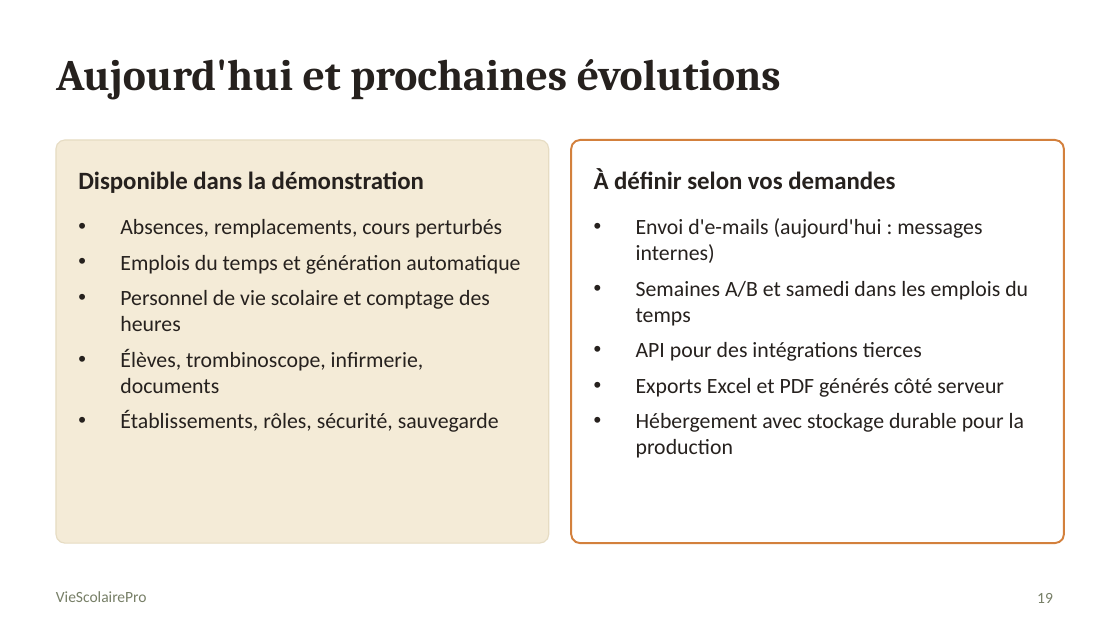
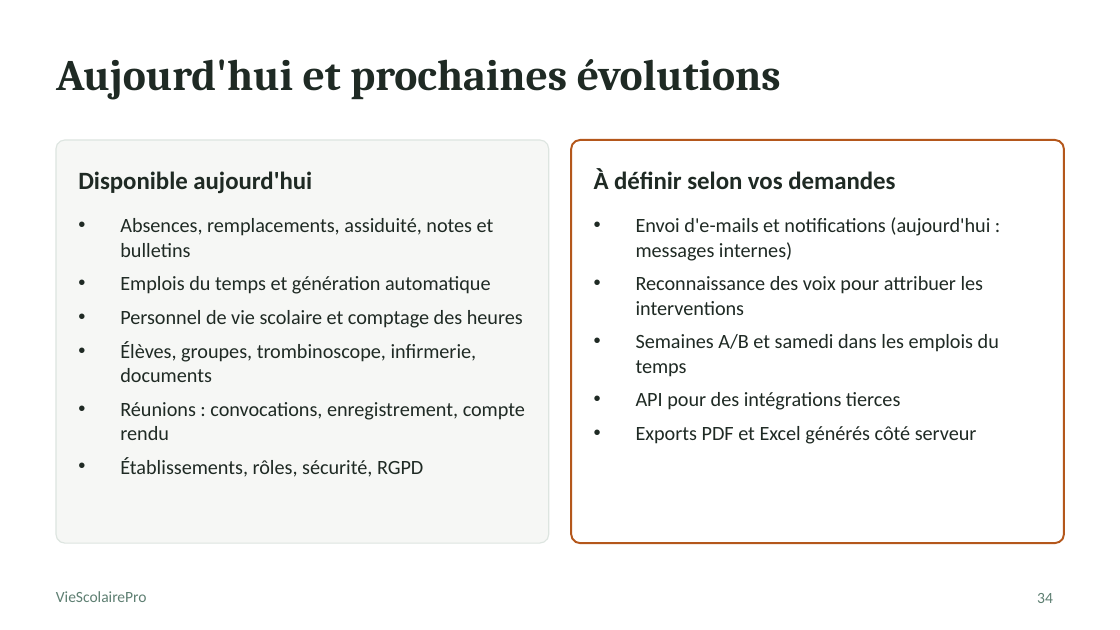
Before and after one commit to selwateaching/academie, a slide deck: slide 34 of presentation/VieScolairePro_presentation.pptx (slide 19 before the commit). Drawn at 1120x630 pixels with LibreOffice and Linux fonts; fonts in the diff are those of the drawing. Boxes give left, top, right and bottom in pixels: in the first picture for what was removed or moved away, otherwise in the second. Text is boxed around its words. In the diff, an @@ line names an element or a change of style, - is before the commit and + after.

```diff
--- a/presentation/VieScolairePro_presentation.pptx
+++ b/presentation/VieScolairePro_presentation.pptx
@@ rounded rectangle at (56,140,549,543): fill #F4EBD7 to #F6F7F5; outline #E6DCC3 0.75 pt to #DDE5E0 0.75 pt @@
@@ rounded rectangle at (571,140,1064,543): outline #D3803C 1.25 pt to #B4571B 1.25 pt @@
@@ text at (78,171,312,194): text changed; text colour #26211E to #1F2A24 @@
-Disponible dans la démonstration
+Disponible aujourd'hui
@@ text at (120,218,494,257): text changed; size 14 to 13 pt; text colour #26211E to #1F2A24 @@
-• Absences, remplacements, cours perturbés
+• Absences, remplacements, assiduité, notes et bulletins
@@ text at (636,217,990,315): text changed; size 14 to 13 pt; text colour #26211E to #1F2A24 @@
-• Envoi d'e-mails (aujourd'hui : messages internes)
+• Envoi d'e-mails et notifications (aujourd'hui : messages internes)
+• Reconnaissance des voix pour attribuer les interventions
@@ text at (120,276,523,328): size 14 to 13 pt, text colour #26211E to #1F2A24 in "Emplois du temps et génération automatique", "Personnel de vie scolaire et comptage des ..." @@
@@ text at (120,341,525,477): text changed; size 14 to 13 pt; text colour #26211E to #1F2A24 @@
-• Élèves, trombinoscope, infirmerie, documents
-• Établissements, rôles, sécurité, sauvegarde
+• Élèves, groupes, trombinoscope, infirmerie, documents
+• Réunions : convocations, enregistrement, compte rendu
+• Établissements, rôles, sécurité, RGPD
@@ text at (636,334,999,410): size 14 to 13 pt, text colour #26211E to #1F2A24 in "Semaines A/B et samedi dans les emplois ...", "API pour des intégrations tierces" @@
@@ text at (636,426,977,444): text changed; size 14 to 13 pt; text colour #26211E to #1F2A24 @@
-• Exports Excel et PDF générés côté serveur
-• Hébergement avec stockage durable pour la production
+• Exports PDF et Excel générés côté serveur
@@ text "VieScolairePro" at (56,591,147,602): text colour #777F67 to #5E7F72 @@
@@ page number at (1037,593,1053,603): text changed; text colour #777F67 to #5E7F72 @@
-19
+34
```
Also in this commit, not shown: 17 other slides changed, 17 slides added, 2 slides removed, 42 other files.
